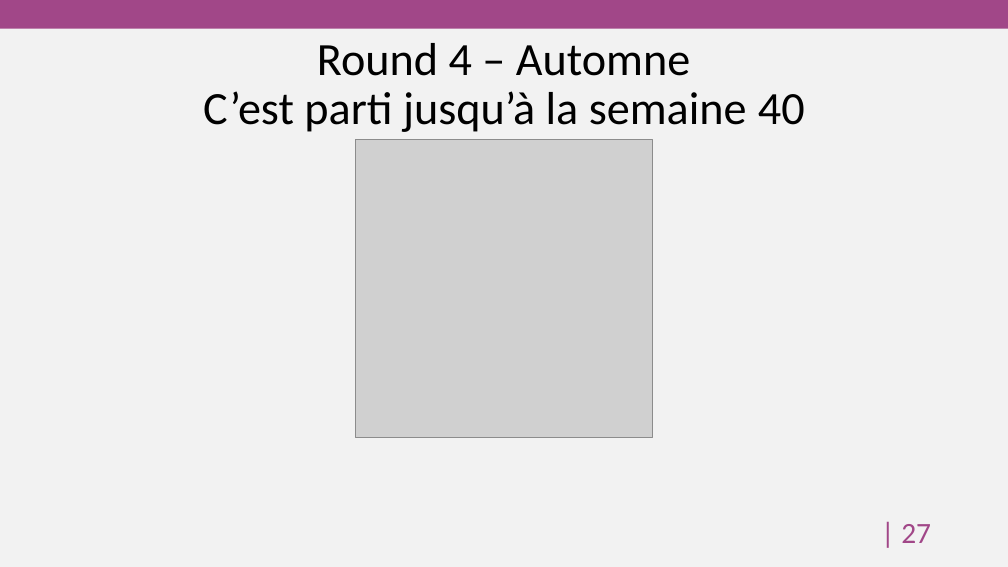
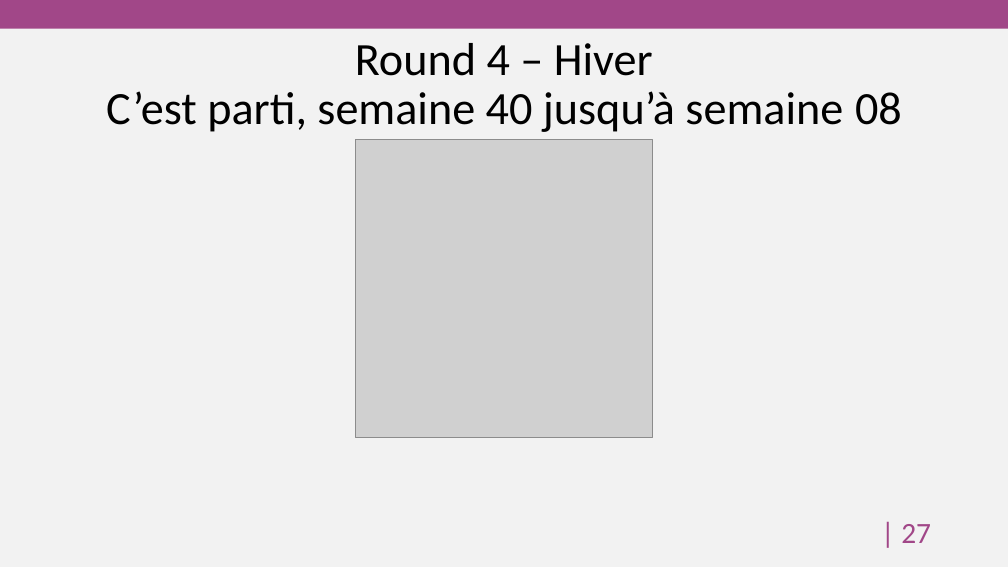
Before and after one commit to HEG-Arc/odoosim, a slide deck: slide 28 of Livrables/Brewery and Co.pptx. Drawn at 1008x567 pixels with LibreOffice and Linux fonts; fonts in the diff are those of the drawing; grey boxes stand for pictures; background and template pictures are left out. Boxes give left, top, right and bottom in pixels: in the first picture for what was removed or moved away, otherwise in the second. Text is boxed around its words. In the diff, an @@ line names an element or a change of style, - is before the commit and + after.

```diff
--- a/Livrables/Brewery and Co.pptx
+++ b/Livrables/Brewery and Co.pptx
@@ title at bbox=[106, 43, 902, 132]: text changed @@
-Round 4 – Automne
-C’est parti jusqu’à la semaine 40
+Round 4 – Hiver
+C’est parti, semaine 40 jusqu’à semaine 08
```
Also in this commit, not shown: 3 other slides changed, 1 other file.
